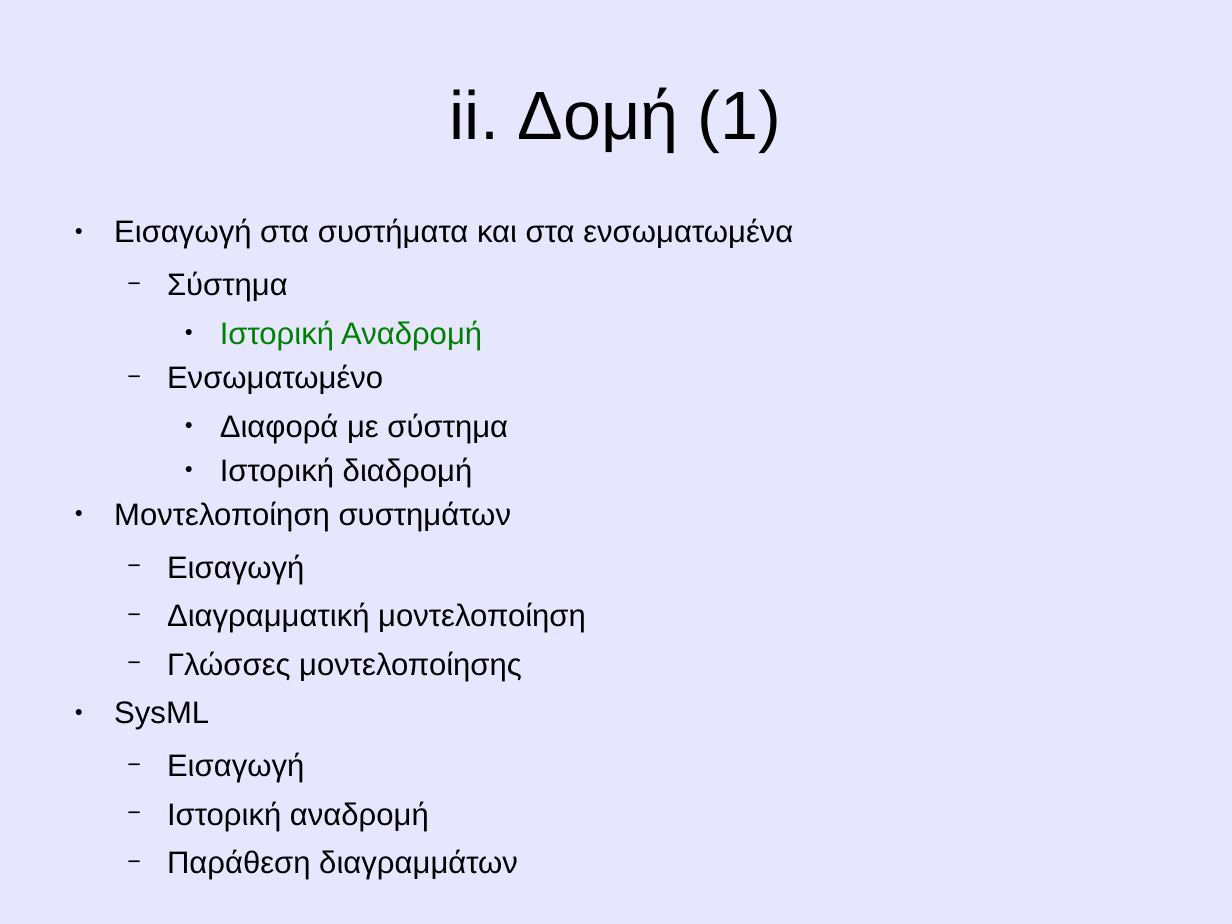
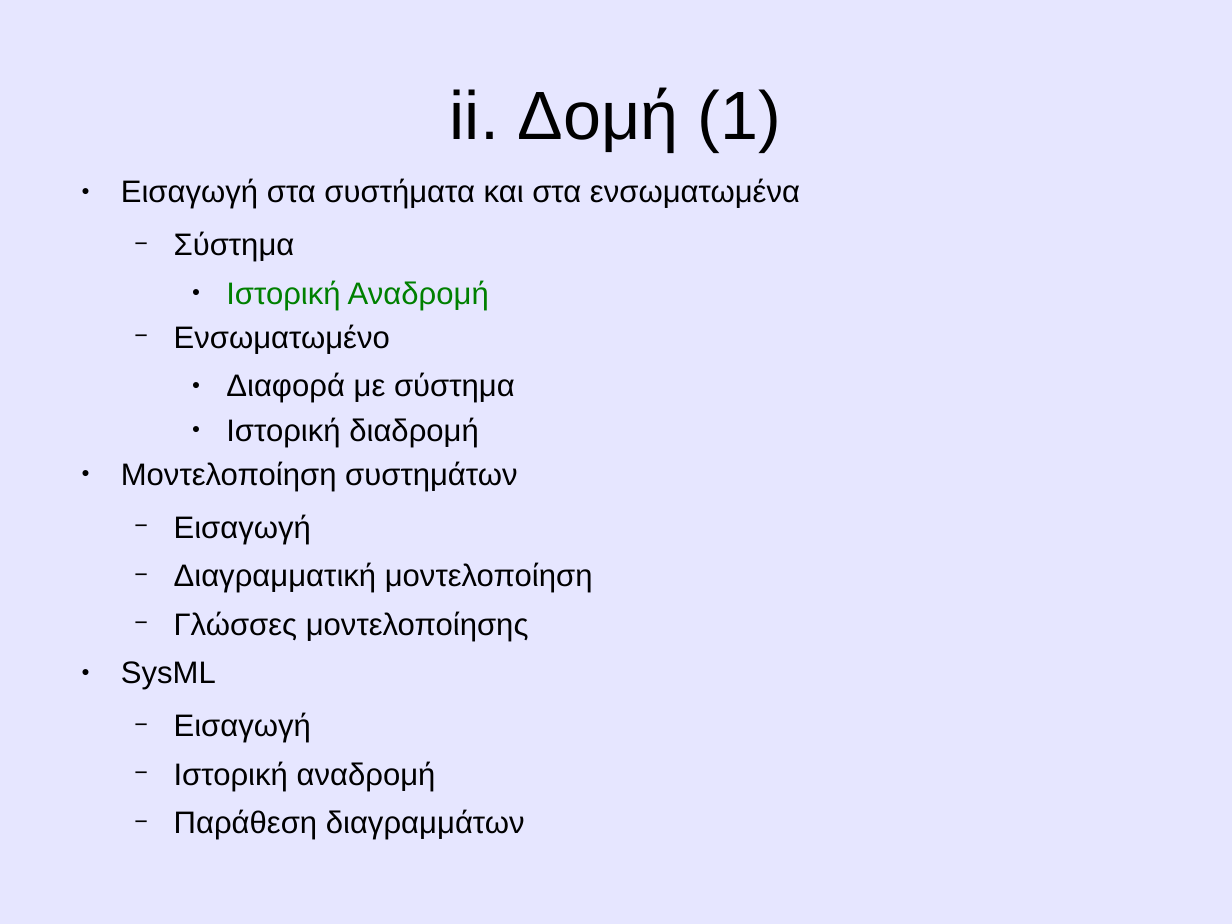
Before and after one commit to amolofos/Thesis, a slide deck: slide 4 of Παρουσίαση/ΠαρουσίασηΔιπλωματικής[08-2012].ppt. Drawn at 1232x924 pixels with LibreOffice and Linux fonts; fonts in the diff are those of the drawing. Boxes give left, top, right and bottom in pixels: in the first picture for what was removed or moved away, otherwise in the second. Text is boxed around its words. In the diff, an @@ line names an element or a change of style, - is before the commit and + after.

```diff
--- a/Παρουσίαση/ΠαρουσίασηΔιπλωματικής[08-2012].ppt
+++ b/Παρουσίαση/ΠαρουσίασηΔιπλωματικής[08-2012].ppt
@@ text "Εισαγωγή στα συστήματα και στα ...": place and size @@
-text "Εισαγωγή στα συστήματα και στα ..." at (114,218,793,880)
+text "Εισαγωγή στα συστήματα και στα ..." at (121,178,800,840)
@@ text "Εισαγωγή στα συστήματα και στα ..." at (121,178,800,840): indent changed @@
```
Also in this commit, not shown: 4 other slides changed, 24 slides added, 19 other files.
